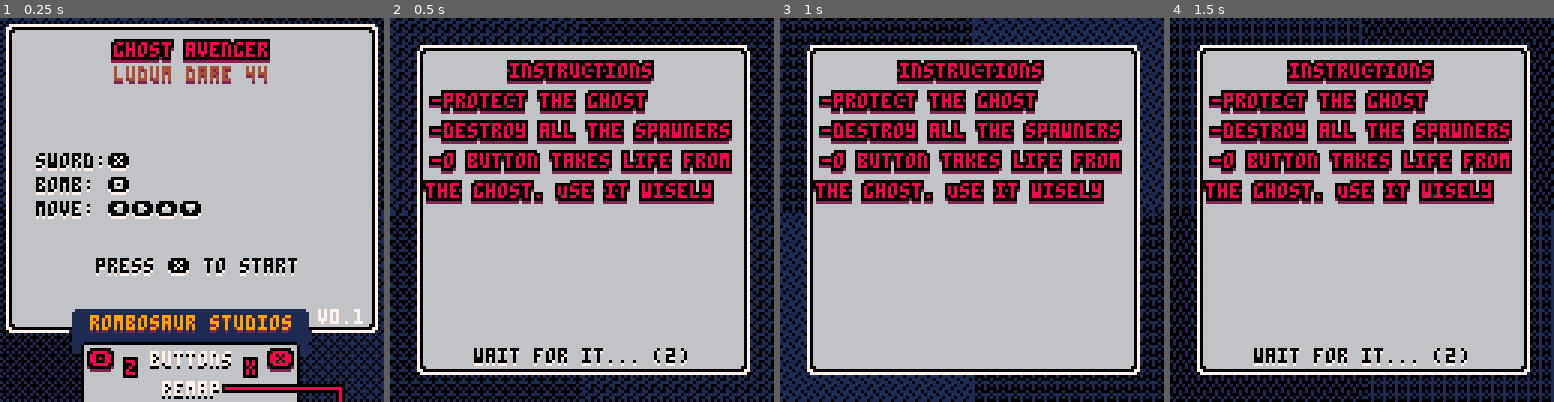
Above: before the commit, frames 1-4 (left to right).
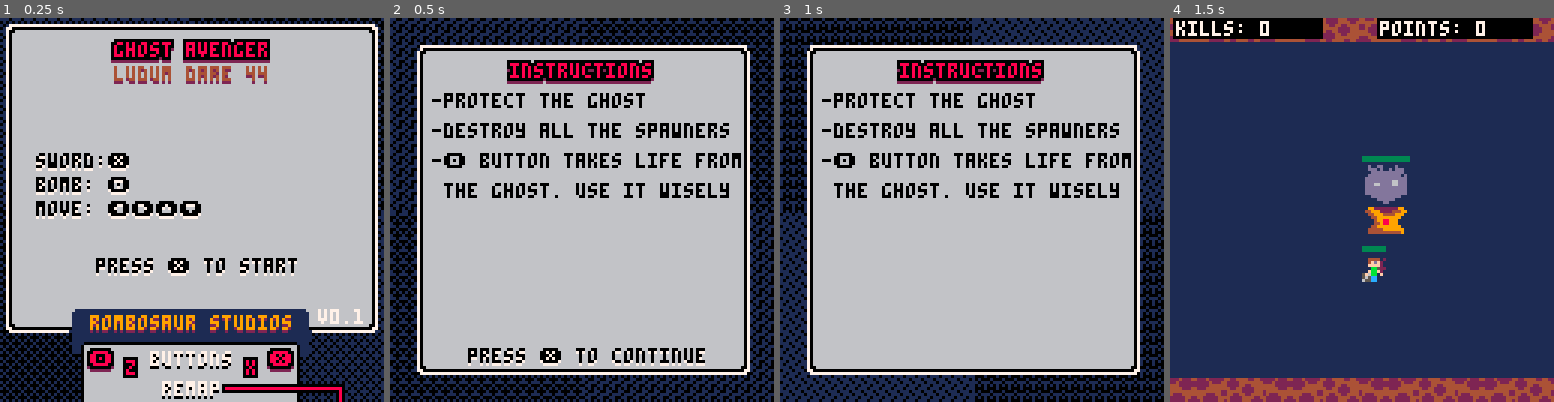
Above: after the commit, the same moments.

Repository: Rombusevil/ld44-ghost-avenger
Game: PICO-8 cartridge ld44.p8
The game is run twice, just before and just after one commit, with the same random seed, the same clock (stepped at 60 frames per second) and the same inputs.
Inputs (mouse positions are in pixels of both pictures, inside the frame that each line leads up to):
- Up to frame 1 (0.25 s): no input
- Up to frame 2 (0.5 s): tap X (X key) at 0.33 s
- Up to frame 3 (1 s): click (1060, 121) at 0.67 s; tap O (Z key) at 0.7 s
- Up to frame 4 (1.5 s): tap X (X key) at 1.07 s; click (1216, 267) at 1.22 s

Frame 1 is identical in both runs. In frame 2, 17% of the frame differs, in the area x 8-92%, y 18-91%; in frame 3, 15%; in frame 4, 93%, in the area x 0-100%, y 0-100%.

Commit message:
Instructions

Diff:
--- a/instructions_state.lua
+++ b/instructions_state.lua
@@ -2,27 +2,25 @@
 function instructions_state()
     local s={}
     local texts={}
-    local timeout=2 -- for avoiding the user hitting X while playing and by that dismissing this screen. In seconds
 
-    -- graphical frame
+	-- graphical frame
     local frbkg=1
     local frfg=6
 
     local ty=15
     add(texts, tutils({text="instructions",centerx=true,y=ty,fg=8,bg=0,bordered=true,shadowed=true,sh=2})) ty+=10
-    add(texts, tutils({text="-protect the ghost       " ,centerx=true,y=ty,fg=8,bg=0,bordered=true,shadowed=true,sh=2}))ty+=10
-    add(texts, tutils({text="-destroy all the spawners",centerx=true,y=ty,fg=8,bg=0,bordered=true,shadowed=true,sh=2})) ty+=10
-    add(texts, tutils({text="-o button takes life from",centerx=true,y=ty,fg=8,bg=0,bordered=true,shadowed=true,sh=2})) ty+=10
-    add(texts, tutils({text="the ghost. Use it wisely  ",centerx=true,y=ty,fg=8,bg=0,bordered=true,shadowed=true,sh=2}))ty+=10
+    add(texts, tutils({text="-protect the ghost       ",centerx=true,y=ty,fg=0,bg=0,bordered=false,shadowed=false,sh=2}))ty+=10
+    add(texts, tutils({text="-destroy all the spawners",centerx=true,y=ty,fg=0,bg=0,bordered=false,shadowed=false,sh=2})) ty+=10
+    add(texts, tutils({text="-🅾️ button takes life from",centerx=true,y=ty,fg=0,bg=0,bordered=false,shadowed=false,sh=2})) ty+=10
+    add(texts, tutils({text=" the ghost. use it wisely",centerx=true,y=ty,fg=0,bg=0,bordered=false,shadowed=false,sh=2}))ty+=10
 
-    local restart_msg = "press ❎ to restart"
+    local cmsg = "press ❎ to continue"
     local msg = tutils({text="", blink=true, on_time=15, centerx=true,y=110,fg=0,bg=1,bordered=false,shadowed=true,sh=7})
     add(texts, msg)
 
     s.update=function()
         camera(0,0)
-        timeout -= 1/60
-        if(btnp(5) and timeout <= 0) curstate=menu_state() -- "X"
+        if(btnp(5)) curstate=game_state() -- "X"
     end
 
     cls()
@@ -46,12 +44,7 @@
         rectfill(frame_x0+1,frame_x0+2, frame_x1-1, frame_y1-3, frfg)
 
         -- draw texts
-        if(timeout > 0)then
-            local t = flr(timeout) + 1
-            msg.text = "wait for it... ("..t..")"
-        else
-            msg.text = restart_msg
-        end
+		msg.text = cmsg
 
         for t in all(texts) do
             t:draw()
--- a/ld44.p8
+++ b/ld44.p8
@@ -971,22 +971,20 @@
 function instructions_state()
     local s={}
     local texts={}
-    local timeout=2
     local frbkg=1
     local frfg=6
     local ty=15
     add(texts, tutils({text="instructions",centerx=true,y=ty,fg=8,bg=0,bordered=true,shadowed=true,sh=2})) ty+=10
-    add(texts, tutils({text="-protect the ghost       " ,centerx=true,y=ty,fg=8,bg=0,bordered=true,shadowed=true,sh=2}))ty+=10
-    add(texts, tutils({text="-destroy all the spawners",centerx=true,y=ty,fg=8,bg=0,bordered=true,shadowed=true,sh=2})) ty+=10
-    add(texts, tutils({text="-o button takes life from",centerx=true,y=ty,fg=8,bg=0,bordered=true,shadowed=true,sh=2})) ty+=10
-    add(texts, tutils({text="the ghost. Use it wisely  ",centerx=true,y=ty,fg=8,bg=0,bordered=true,shadowed=true,sh=2}))ty+=10
-    local restart_msg = "press ❎ to restart"
+    add(texts, tutils({text="-protect the ghost       ",centerx=true,y=ty,fg=0,bg=0,bordered=false,shadowed=false,sh=2}))ty+=10
+    add(texts, tutils({text="-destroy all the spawners",centerx=true,y=ty,fg=0,bg=0,bordered=false,shadowed=false,sh=2})) ty+=10
+    add(texts, tutils({text="-🅾️ button takes life from",centerx=true,y=ty,fg=0,bg=0,bordered=false,shadowed=false,sh=2})) ty+=10
+    add(texts, tutils({text=" the ghost. use it wisely",centerx=true,y=ty,fg=0,bg=0,bordered=false,shadowed=false,sh=2}))ty+=10
+    local cmsg = "press ❎ to continue"
     local msg = tutils({text="", blink=true, on_time=15, centerx=true,y=110,fg=0,bg=1,bordered=false,shadowed=true,sh=7})
     add(texts, msg)
     s.update=function()
         camera(0,0)
-        timeout -= 1/60
-        if(btnp(5) and timeout <= 0) curstate=menu_state()
+        if(btnp(5)) curstate=game_state()
     end
     cls()
     s.draw=function()
@@ -1001,12 +999,7 @@
         rectfill(frame_x0  ,frame_x0+1, frame_x1  , frame_y1-2, 0)
         rectfill(frame_x0+2,frame_x0+1, frame_x1-2, frame_y1-2, frfg)
         rectfill(frame_x0+1,frame_x0+2, frame_x1-1, frame_y1-3, frfg)
-        if(timeout > 0)then
-            local t = flr(timeout) + 1
-            msg.text = "wait for it... ("..t..")"
-        else
-            msg.text = restart_msg
-        end
+		msg.text = cmsg
         for t in all(texts) do
             t:draw()
         end
